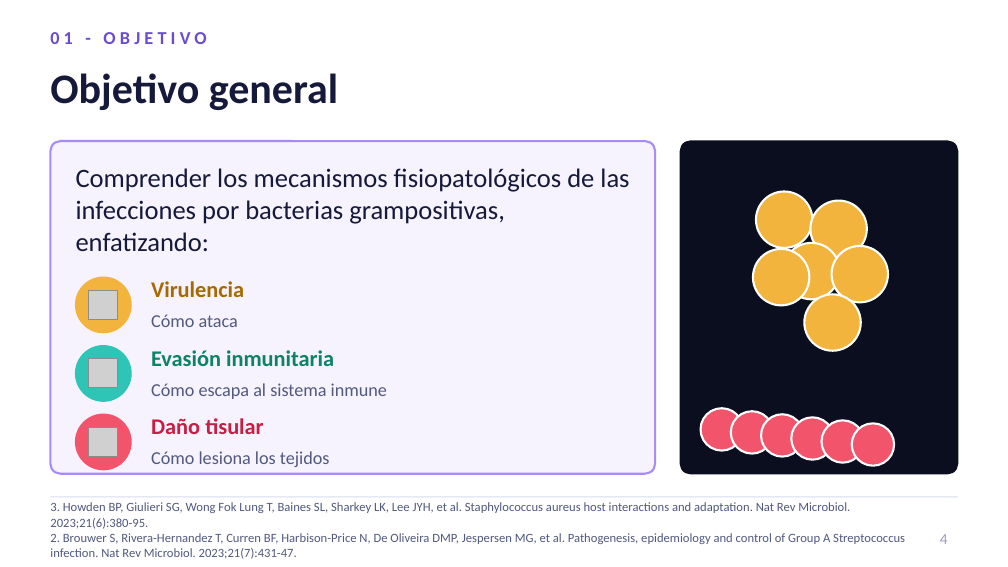
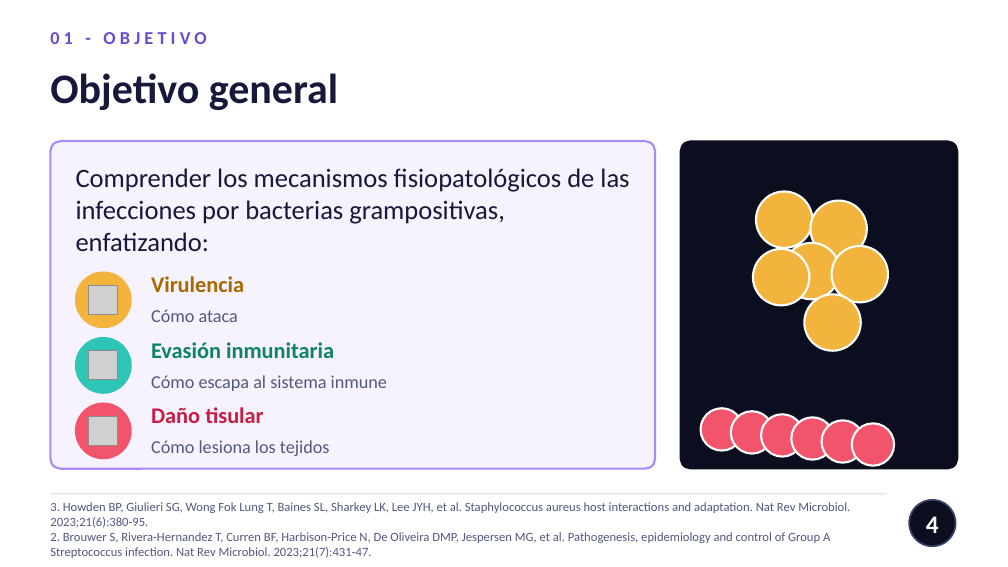
Before and after one commit to nestor120512/nes, a slide deck: slide 4 of Cocos_grampositivos_BLANCO.pptx. Drawn at 1008x567 pixels with LibreOffice and Linux fonts; fonts in the diff are those of the drawing; grey boxes stand for pictures. Boxes give left, top, right and bottom in pixels: in the first picture for what was removed or moved away, otherwise in the second. Text is boxed around its words. In the diff, an @@ line names an element or a change of style, - is before the commit and + after.

```diff
--- a/Cocos_grampositivos_BLANCO.pptx
+++ b/Cocos_grampositivos_BLANCO.pptx
@@ rounded rectangle: place and size @@
-rounded rectangle at <box>50,141,655,474</box>
+rounded rectangle at <box>50,141,655,469</box>
@@ rounded rectangle at <box>50,141,655,469</box>: proportions changed @@
@@ rounded rectangle: place and size @@
-rounded rectangle at <box>680,141,958,474</box>
+rounded rectangle at <box>680,141,958,469</box>
@@ 2 texts, 1 picture, 1 ellipse: place and size @@
-2 texts, 1 picture, 1 ellipse at <box>76,277,244,333</box>
+2 texts, 1 picture, 1 ellipse at <box>76,272,244,328</box>
@@ 4 texts, 2 pictures, 2 ellipses: place and size @@
-4 texts, 2 pictures, 2 ellipses at <box>76,346,387,470</box>
+4 texts, 2 pictures, 2 ellipses at <box>76,338,387,459</box>
@@ text "3. Howden BP, Giulieri SG, ..." rewrapped from <box>50,502,905,559</box> to <box>50,502,850,558</box> @@
@@ line moved from (50, 497) - (958, 497) to (50, 494) - (887, 494) @@
@@ page number: place and size @@
-page number at <box>940,534,948,544</box>
+page number at <box>926,516,939,533</box>
@@ page number at <box>926,516,939,533</box>: size 11 to 18 pt, text colour #9AA0C0 to #FFFFFF, bold on; alignment right to centre; vertical alignment top to middle @@
@@ ellipse added at <box>909,500,956,546</box>, fill #0A0E1F, outline #3A4165 1.25 pt @@
```
Also in this commit, not shown: 3 other slides changed, 4 slides added.
